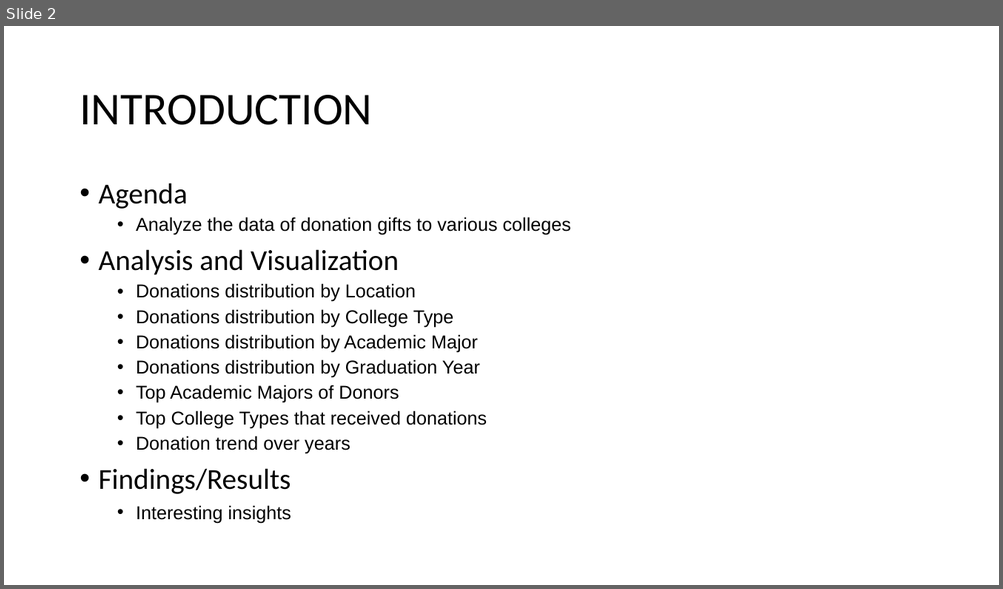
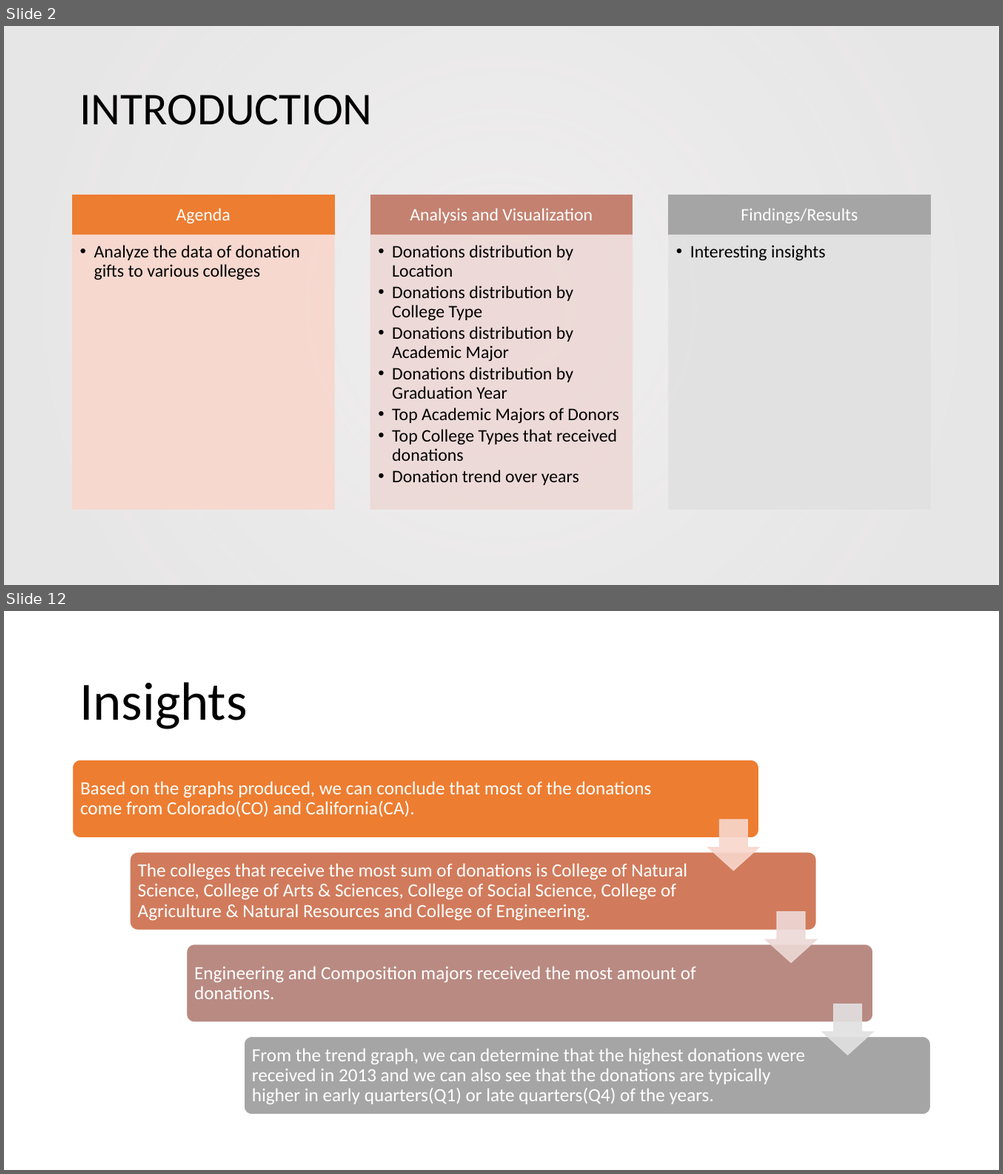
Before and after one commit to ShrutiMR/Data_Analysis_and_Reporting_of_College_Donations, a slide deck: College_Donations_Analysis_Report.pptx. Shown one above the other, each under a label of ours: slide 2 before the commit, slides 2 and 12 after it; the slides between them are not shown. The pictures are 1003x589 and 1003x1174 pixels, drawn with LibreOffice and Linux fonts; fonts in the diff are those of the drawing; background and template pictures are left out. Boxes give left, top, right and bottom in pixels: in the first picture for what was removed or moved away, otherwise in the second. Text is boxed around its words. In the diff, an @@ line names an element or a change of style, - is before the commit and + after.

```diff
--- a/College_Donations_Analysis_Report.pptx
+++ b/College_Donations_Analysis_Report.pptx
@@ slide 12 added at <box>4,611,999,1170</box>, background #FFFFFF @@
@@ title added at <box>79,682,247,729</box>, 52 pt, text #000000 @@
+Insights
@@ group added at <box>73,760,930,1116</box>: 4 rounded rectangles, 4 texts, 3 down arrows @@
+Based on the graphs produced, we can conclude that most of the donations come from Colorado(CO) and California(CA).
+The colleges that receive the most sum of donations is College of Natural Science, College of Arts & Sciences, College of Social Science, College of Agriculture & Natural Resources and College of Engineering.
+Engineering and Composition majors received the most amount of donations.
+From the trend graph, we can determine that the highest donations were received in 2013 and we can also see that the donations are typically higher in early quarters(Q1) or late quarters(Q4) of the years.
@@ slide 2 changed as well @@
@@ rectangle added at <box>4,26,999,585</box>, fill gradient #E7E6E6 @@
@@ text at <box>99,183,571,275</box>: paragraphs removed @@
-• Agenda
-  • Analyze the data of donation gifts to various colleges
-• Analysis and Visualization
@@ text "Donations distribution by Location": place and size @@
-text "Donations distribution by Location" at <box>99,183,571,523</box>
+text "Donations distribution by Location" at <box>392,245,619,486</box>
@@ text "Donations distribution by Location" at <box>392,245,619,486</box>: size 18 to 17 pt, font Arial to Calibri; indent changed; less space between paragraphs @@
@@ group added at <box>73,195,930,509</box>: 6 rectangles, 5 texts @@
+Agenda
+  • Analyze the data of donation gifts to various colleges
+Analysis and Visualization
+Findings/Results
+  • Interesting insights
@@ text at <box>99,469,291,523</box>: paragraphs removed @@
-• Findings/Results
-  • Interesting insights
```
Also in this commit, not shown: 3 other slides changed, 8 other slides added, 7 slides removed.
